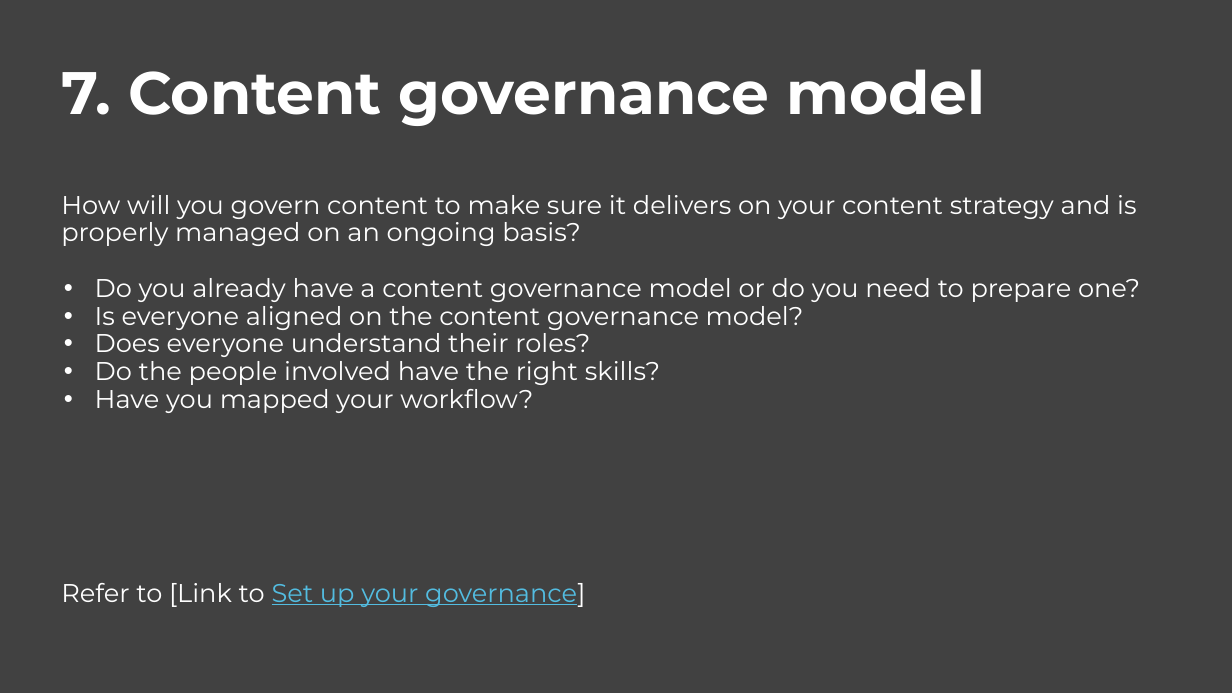
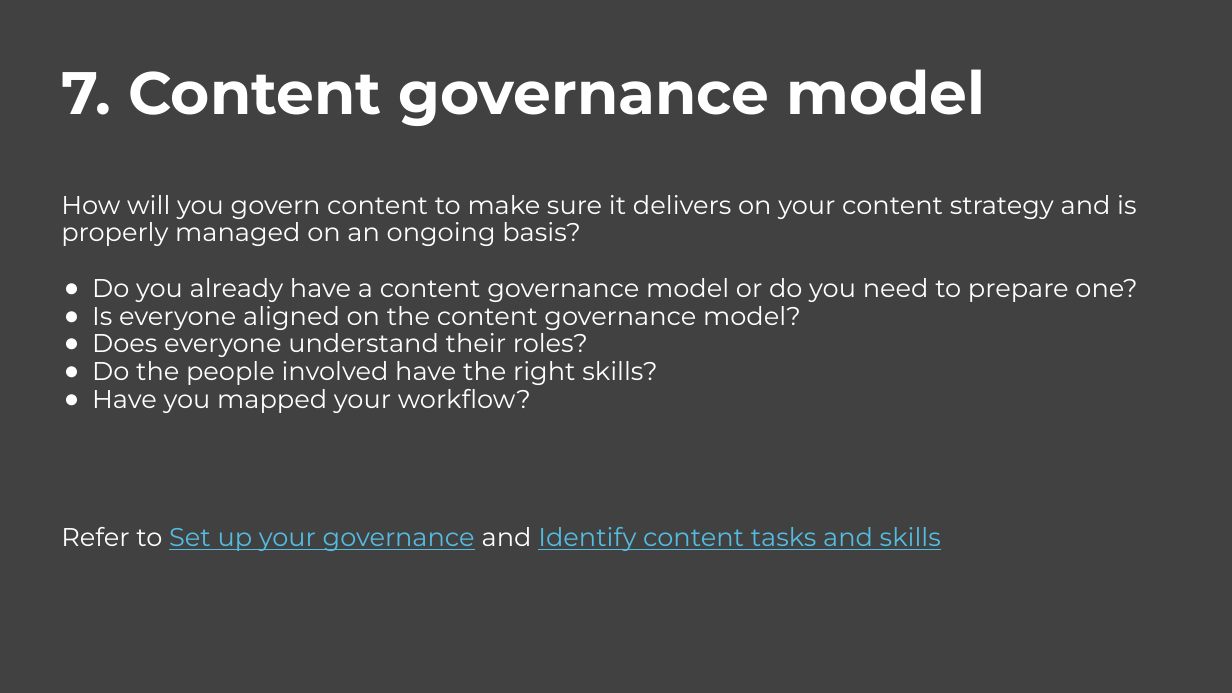
Before and after one commit to govau/service-manual, a slide deck: slide 12 of assets/files/content-strategy/content-strategy-template.pptx (slide 11 before the commit). Drawn at 1232x693 pixels with LibreOffice and Linux fonts; fonts in the diff are those of the drawing; background and template pictures are left out. Boxes give left, top, right and bottom in pixels: in the first picture for what was removed or moved away, otherwise in the second. Text is boxed around its words. In the diff, an @@ line names an element or a change of style, - is before the commit and + after.

Commit message:
Editorial QA - content strategy template (the template asset file)

```diff
--- a/assets/files/content-strategy/content-strategy-template.pptx
+++ b/assets/files/content-strategy/content-strategy-template.pptx
@@ title at bbox=[92, 278, 1137, 413]: bullet • to ● @@
@@ title at bbox=[61, 527, 941, 551]: text changed @@
-Refer to [Link to Set up your governance]
+Refer to Set up your governance and Identify content tasks and skills
```
Also in this commit, not shown: 11 other slides changed, 6 slides added, 4 other files.
